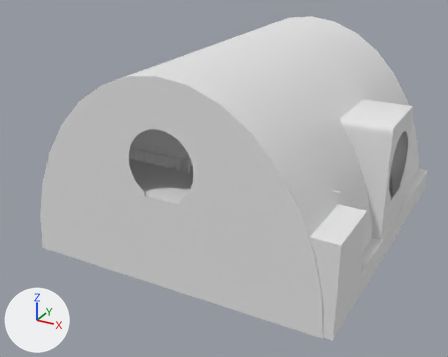
Before and after pictures for a commit that changed the FBX model Assets/Art/Environment/Room/SM_Room_EndGameRoom0.fbx.
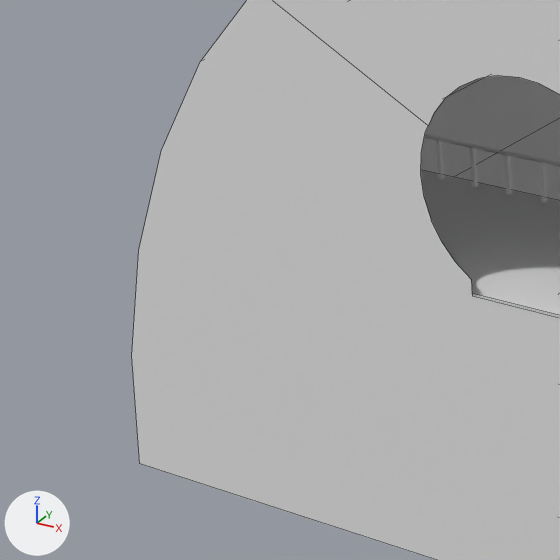
The first picture shows the older version from a 50 mm camera at (-34.7, -48.2, 16.9) aimed at (-50.2, -20.1, 2.8). The close-ups show the older and then the newer version on the part from 0% to 38% of the width and 30% to 78% of the height of that picture. Only the edits that show in the close-ups are written down. Arrows for +X, +Y and +Z are at lower left; the lights stay in place. The close-ups show mesh edges as thin lines. Where no turn or scale is listed for an object, it has been applied to the vertices. Vertices at exactly the same position are counted once.

The scene before the commit, as lines of its bpy script (objects in view):
```python
me_cube_s_remesh_mesh_001 = bpy.data.meshes.new('Cube_S-Remesh_mesh.001')
me_cube_s_remesh_mesh_001.from_pydata(...)  # 412 vertices, 373 faces; spans x -6.09..6.46, y -0.04..0.04, z -0.36..0.35
me_cylinder_032 = bpy.data.meshes.new('Cylinder.032')
me_cylinder_032.from_pydata(...)  # 227 vertices, 55 faces; spans x -8.0..8.3, y 0.0..10.4, z -8.7..8.7
me_cylinder_032.materials.append(mat_material_027)  # white #e7e7e7
me_cylinder_034 = bpy.data.meshes.new('Cylinder.034')
me_cylinder_034.from_pydata(...)  # 16 vertices, 14 faces; spans x -227.0..227.0, y -185.0..386.0, z -6.0..4.0
me_cylinder_034.materials.append(mat_material_027)  # white #e7e7e7
ob_fence1 = bpy.data.objects.new('Fence1', me_cube_s_remesh_mesh_001)
ob_fence1.location = (-48.64, -23.96, 5.01)
ob_sm_room_endinghub = bpy.data.objects.new('SM_Room_EndingHub', me_cylinder_032)
ob_sm_room_endinghub.location = (-49.36, -18.6, 0.01)
ob_sm_room_endinghub.rotation_euler = (1.571, 0.0, 0.0)  # degrees (90, 0, 0)
ob_sm_room_endinghub_floor = bpy.data.objects.new('SM_Room_EndingHub_Floor', me_cylinder_034)
ob_sm_room_endinghub_floor.parent = ob_sm_room_endinghub
ob_sm_room_endinghub_floor.location = (1.46, 1.69, 3.008)
ob_sm_room_endinghub_floor.rotation_euler = (-1.571, -3.142, 0.0)  # degrees (-90, -180, 0)
ob_sm_room_endinghub_floor.scale = (-0.0306, -0.0306, -0.471)
```
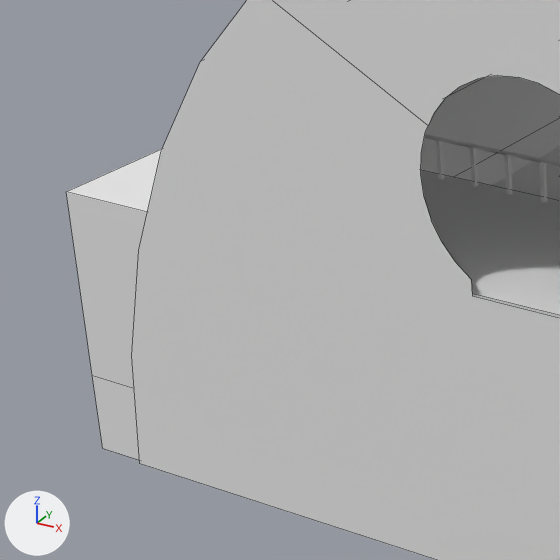
Where the change shows, as pixel boxes [x1, y1, x2, y2] in the close-ups (560 x 560 px):
'SM_Room_EndingHub_Floor', moved, rescaled
    before: [421, 170, 560, 318]
    after: [66, 146, 560, 460]

Patch to the scene script:
```diff
--- a/Assets/Art/Environment/Room/SM_Room_EndGameRoom0.fbx.py
+++ b/Assets/Art/Environment/Room/SM_Room_EndGameRoom0.fbx.py
@@ me_cylinder_034 @@
 # used by ob_sm_room_endinghub_floor; parent = ob_sm_room_endinghub; location = (1.46, 1.69, 3.008); rotation_euler = (-1.571, -3.142, 0.0), in degrees (-90, -180, 0); scale = (-0.0306, -0.0306, -0.471)
-me_cylinder_034.from_pydata(...)  # 16 vertices, 14 faces; spans x -227.0..227.0, y -185.0..386.0, z -6.0..4.0
+me_cylinder_034.from_pydata(...)  # 16 vertices, 14 faces; spans x -337.0..227.0, y -185.0..386.0, z -6.0..4.0
+# me_cylinder_034 part 1: the whole mesh is scaled about its middle by (1.24, 1, 1), then moved by (-55.0, 0.0, 0.0)
 me_cylinder_034.materials.append(mat_material_027)
```
